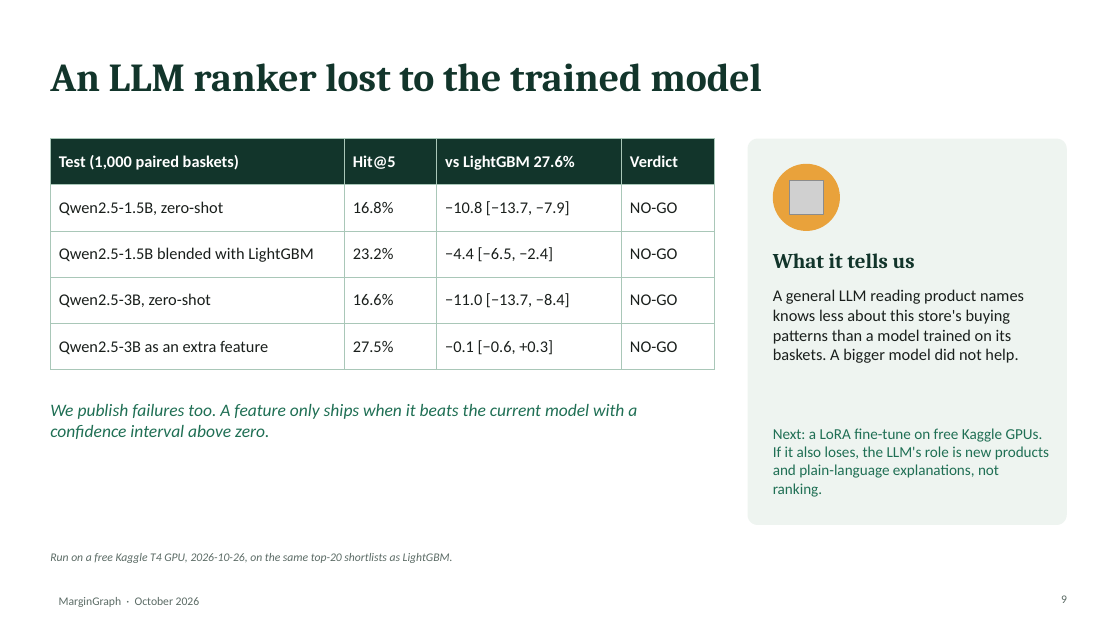
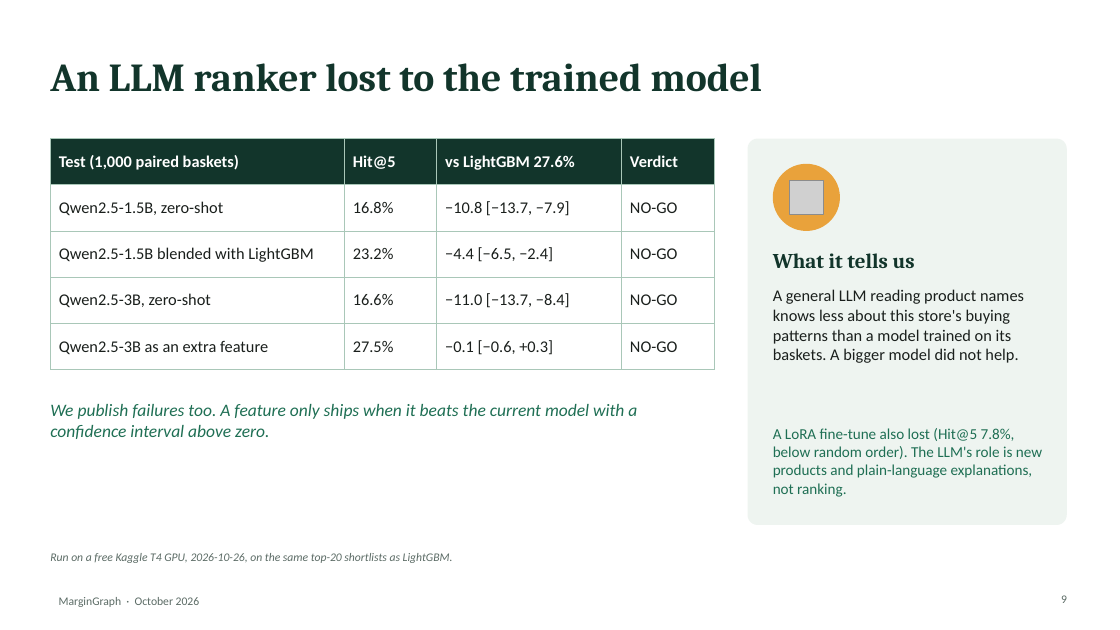
Before and after one commit to Sanskar1724/MarginGraph, a slide deck: slide 9 of docs/deck/MarginGraph_pitch_deck.pptx. Drawn at 1120x630 pixels with LibreOffice and Linux fonts; fonts in the diff are those of the drawing; grey boxes stand for pictures. Boxes give left, top, right and bottom in pixels: in the first picture for what was removed or moved away, otherwise in the second. Text is boxed around its words. In the diff, an @@ line names an element or a change of style, - is before the commit and + after.

Commit message:
Record the E6 fine-tune NO-GO across README, roadmap, report, deck, launch kit and industry plan; point Kaggle notebooks at main; rebuild paper PDF

```diff
--- a/docs/deck/MarginGraph_pitch_deck.pptx
+++ b/docs/deck/MarginGraph_pitch_deck.pptx
@@ text at box(773, 428, 1042, 497): text changed @@
-Next: a LoRA fine-tune on free Kaggle GPUs. If it also loses, the LLM's role is new products and plain-language explanations, not ranking.
+A LoRA fine-tune also lost (Hit@5 7.8%, below random order). The LLM's role is new products and plain-language explanations, not ranking.
```
Also in this commit, not shown: 1 other slide changed, 15 other files.
